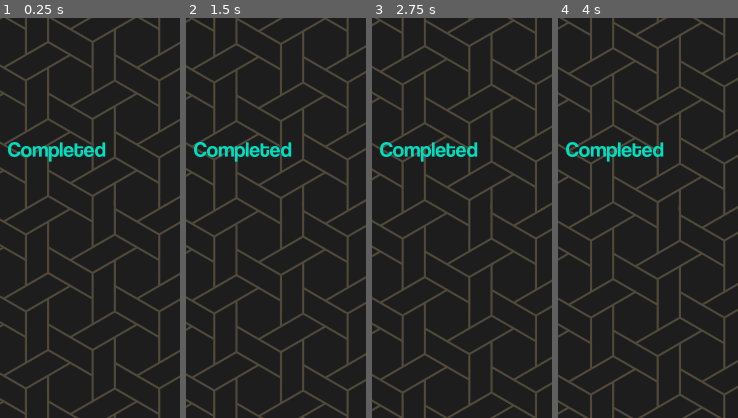
Above: before the commit, frames 1-4 (left to right).
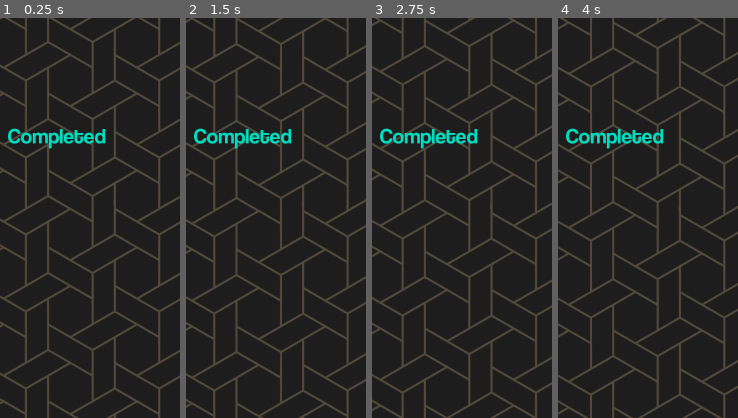
Above: after the commit, the same moments.

Repository: ArtinTheCoder/note_tracker
Game: Godot game, scene res://scenes/tracker.tscn
Same seed, same stepped clock (60 frames per second), same inputs: the game is played once before the commit and once after it.
Inputs (mouse positions are % of the whole screen's width and height, from its top left):
- Up to frame 1 (0.25 s): no input
- Up to frame 2 (1.5 s): click (52, 3) at 0.52 s; type "Alex" at 0.6 s; click (89, 95) at 1.25 s
- Up to frame 3 (2.75 s): click (52, 14) at 2.02 s; type "Alex" at 2.1 s
- Up to frame 4 (4 s): click (98, 4) at 2.75 s; click (48, 14) at 3.5 s
The pictures show only the part of the screen within x 5-55%, y 50-100%; the shares and areas given below are measured in that part.

The runs differ from the first frame. In frame 1, 2.3% of the frame differs, in the area x 4-59%, y 27-36%; in frame 2, 2.3%; in frame 3, 2.3%; in frame 4, 2.3%.

Commit message:
added a spacer (fake object) to fix the bug with the vboxcontainer and reversed the vbox container to show the latest checked off at the top.

Diff:
--- a/project.godot
+++ b/project.godot
@@ -12,7 +12,7 @@
 
 config/name="note tracker"
 run/main_scene="uid://clpd4aclajqmd"
-config/features=PackedStringArray("4.4", "GL Compatibility")
+config/features=PackedStringArray("4.3", "GL Compatibility")
 config/icon="res://icon.svg"
 
 [display]
--- a/scenes/task.tscn
+++ b/scenes/task.tscn
@@ -177,10 +177,10 @@
 
 [sub_resource type="AnimationLibrary" id="AnimationLibrary_nrbgo"]
 _data = {
-&"RESET": SubResource("Animation_qe5cv"),
-&"Spawn": SubResource("Animation_mpid7"),
-&"delete": SubResource("Animation_q2rnq"),
-&"delete_stayed": SubResource("Animation_nrbgo")
+"RESET": SubResource("Animation_qe5cv"),
+"Spawn": SubResource("Animation_mpid7"),
+"delete": SubResource("Animation_q2rnq"),
+"delete_stayed": SubResource("Animation_nrbgo")
 }
 
 [node name="Task" type="Control" node_paths=PackedStringArray("task_line_edit", "completed_checkbox")]
@@ -259,7 +259,7 @@
 
 [node name="AnimationPlayer" type="AnimationPlayer" parent="."]
 libraries = {
-&"": SubResource("AnimationLibrary_nrbgo")
+"": SubResource("AnimationLibrary_nrbgo")
 }
 
 [connection signal="tree_exiting" from="." to="." method="_on_tree_exiting"]
--- a/scenes/tracker.tscn
+++ b/scenes/tracker.tscn
@@ -14,16 +14,14 @@
 shader_parameter/speed = 0.15
 shader_parameter/direction_x = 1.0
 shader_parameter/direction_y = 1.0
-shader_parameter/movement_texture = ExtResource("2_2o4v1")
 shader_parameter/opacity = 0.4
 shader_parameter/is_paused = false
+shader_parameter/movement_texture = ExtResource("2_2o4v1")
 
 [sub_resource type="StyleBoxEmpty" id="StyleBoxEmpty_2oy2a"]
 
 [sub_resource type="StyleBoxEmpty" id="StyleBoxEmpty_k524b"]
 content_margin_top = 30.0
-
-[sub_resource type="StyleBoxEmpty" id="StyleBoxEmpty_2o4v1"]
 
 [sub_resource type="StyleBoxEmpty" id="StyleBoxEmpty_rep8v"]
 
@@ -109,7 +107,6 @@
 offset_top = 210.0
 offset_right = 1000.0
 offset_bottom = 1510.0
-theme_override_styles/focus = SubResource("StyleBoxEmpty_2o4v1")
 horizontal_scroll_mode = 0
 
 [node name="VBoxContainer" type="VBoxContainer" parent="Tasks"]
@@ -130,7 +127,6 @@
 theme_override_fonts/normal_font = ExtResource("1_bfym8")
 theme_override_font_sizes/normal_font_size = 64
 text = "Completed"
-vertical_alignment = 1
 
 [node name="FinishedTasks" type="ScrollContainer" parent="."]
 custom_minimum_size = Vector2(0, 300)
--- a/scripts/tracker.gd
+++ b/scripts/tracker.gd
@@ -1,12 +1,13 @@
 extends Control
-
 var task_scene = preload("res://scenes/task.tscn")
-
 @onready var active_tasks_container = $Tasks/VBoxContainer
 @onready var finished_tasks_container = $FinishedTasks/VBoxContainer
 @onready var agenda_title: LineEdit = $Title/TitleText
+const SAVE_PATH = "user://tasks.json"
 
-const SAVE_PATH = "user://tasks.json"
+# Spacer references
+var active_spacer: Control
+var finished_spacer: Control
 
 func _ready():
 	# Setup auto-save timer
@@ -15,40 +16,93 @@
 	save_timer.autostart = true
 	save_timer.timeout.connect(save_tasks)
 	add_child(save_timer)
+
+	# Create spacers first
+	create_spacers()
+
 	await get_tree().create_timer(0.1).timeout  # Ensure scene is ready before loading tasks
 	load_tasks()
 
+func create_spacers():
+	# Create spacer for active tasks
+	active_spacer = Control.new()
+	active_spacer.name = "Spacer"
+	active_spacer.custom_minimum_size = Vector2(0, 20)  # 20px height spacer
+	active_spacer.size_flags_horizontal = Control.SIZE_EXPAND_FILL
+	active_tasks_container.add_child(active_spacer)
+
+	# Create spacer for finished tasks
+	finished_spacer = Control.new()
+	finished_spacer.name = "Spacer"
+	finished_spacer.custom_minimum_size = Vector2(0, 20)  # 20px height spacer
+	finished_spacer.size_flags_horizontal = Control.SIZE_EXPAND_FILL
+	finished_tasks_container.add_child(finished_spacer)
+
+func ensure_spacer_at_end(container: VBoxContainer, spacer: Control):
+	# Remove spacer from current position
+	if spacer.get_parent() == container:
+		container.remove_child(spacer)
+
+	# Add spacer at the end
+	container.add_child(spacer)
+
 func add_task():
 	var task_instance = task_scene.instantiate()
+	# Add task before the spacer (at second-to-last position)
+	var insert_position = active_tasks_container.get_child_count() - 1
 	active_tasks_container.add_child(task_instance)
+	active_tasks_container.move_child(task_instance, insert_position)
+
 	task_instance.task_completed.connect(move_task_to_finished)
 	task_instance.task_edited.connect(save_tasks)
-	task_instance.task_deleted.connect(delete_task)  # Connect the task_deleted signal
+	task_instance.task_deleted.connect(delete_task)
 
-func _on_add_task_pressed():
-	add_task()
-	save_tasks()
+	# Ensure spacer is at the end
+	ensure_spacer_at_end(active_tasks_container, active_spacer)
 
 func move_task_to_finished(task):
 	var from_container = active_tasks_container if task.get_parent() == active_tasks_container else finished_tasks_container
 	var to_container = finished_tasks_container if from_container == active_tasks_container else active_tasks_container
+	var from_spacer = active_spacer if from_container == active_tasks_container else finished_spacer
+	var to_spacer = finished_spacer if to_container == finished_tasks_container else active_spacer
 
 	from_container.remove_child(task)
 	to_container.add_child(task)
+
+	# Move to the very top (index 0)
+	to_container.move_child(task, 0)
+
 	task.set_owner(get_tree().current_scene)
+
+	# Ensure spacers are at the end of both containers
+	ensure_spacer_at_end(from_container, from_spacer)
+	ensure_spacer_at_end(to_container, to_spacer)
+
 	save_tasks()
 
 func delete_task(task):
+	var parent_container = task.get_parent()
+
 	# Remove the task from its parent container
-	if task.get_parent() == active_tasks_container:
+	if parent_container == active_tasks_container:
 		active_tasks_container.remove_child(task)
-	elif task.get_parent() == finished_tasks_container:
+		ensure_spacer_at_end(active_tasks_container, active_spacer)
+	elif parent_container == finished_tasks_container:
 		finished_tasks_container.remove_child(task)
+		ensure_spacer_at_end(finished_tasks_container, finished_spacer)
 
 	task.queue_free()
 
 	# update the JSON file
 	save_tasks()
+
+func get_real_tasks_from_container(container: VBoxContainer):
+	# Filter out spacer objects when getting tasks
+	var real_tasks = []
+	for child in container.get_children():
+		if child.name != "Spacer":
+			real_tasks.append(child)
+	return real_tasks
 
 func save_tasks():
 	# Create a data structure that includes both tasks and the title
@@ -57,8 +111,10 @@
 		"tasks": [], # Array to hold task data
 	}
 
-	# Collect all tasks as before
-	for task in active_tasks_container.get_children() + finished_tasks_container.get_children():
+	# Collect all tasks (excluding spacers)
+	var all_real_tasks = get_real_tasks_from_container(active_tasks_container) + get_real_tasks_from_container(finished_tasks_container)
+
+	for task in all_real_tasks:
 		if task.has_method("get_task_data"):
 			var task_data = task.get_task_data()
 			task_data["task_moved"] = task.get_parent() == finished_tasks_container
@@ -68,7 +124,6 @@
 	var file = FileAccess.open(SAVE_PATH, FileAccess.WRITE)
 	file.store_string(JSON.stringify(save_data))
 	print("Tasks and title saved!")
-
 
 func load_tasks():
 	if not FileAccess.file_exists(SAVE_PATH):
@@ -87,22 +142,38 @@
 	if save_data.has("agenda_title"):
 		agenda_title.text = save_data["agenda_title"]
 
-	# Clear existing tasks
-	for child in active_tasks_container.get_children() + finished_tasks_container.get_children():
+	# Clear existing tasks (but keep spacers)
+	for child in get_real_tasks_from_container(active_tasks_container) + get_real_tasks_from_container(finished_tasks_container):
 		child.queue_free()
+
+	await get_tree().process_frame  # Wait for tasks to be freed
 
 	# Load tasks if they exist
 	if save_data.has("tasks"):
 		for task_data in save_data["tasks"]:
 			var new_task = task_scene.instantiate()
 			var container = finished_tasks_container if task_data.get("task_moved", false) else active_tasks_container
+			var spacer = finished_spacer if container == finished_tasks_container else active_spacer
+
+			# Insert before the spacer
+			var insert_position = container.get_child_count() - 1
 			container.add_child(new_task)
+			container.move_child(new_task, insert_position)
+
 			new_task.task_completed.connect(move_task_to_finished)
 			new_task.task_edited.connect(save_tasks)
 			new_task.task_deleted.connect(delete_task)
 			new_task.set_task_data(task_data)
 
+	# Ensure spacers are at the end
+	ensure_spacer_at_end(active_tasks_container, active_spacer)
+	ensure_spacer_at_end(finished_tasks_container, finished_spacer)
+
 	print("Tasks and title loaded!")
 
-func _on_save_button_pressed():
+func on_save_button_pressed():
 	save_tasks()
+
+func _on_add_task_pressed() -> void:
+	add_task()
+	save_tasks()
Not shown, changed: assets/fonts/Coolvetica Rg It.otf.import
Not shown, changed: assets/fonts/Coolvetica Rg.otf.import
Not shown: 1 places in scenes/task.tscn that only renumber resources
Not shown: 1 places in scenes/tracker.tscn that only renumber resources
